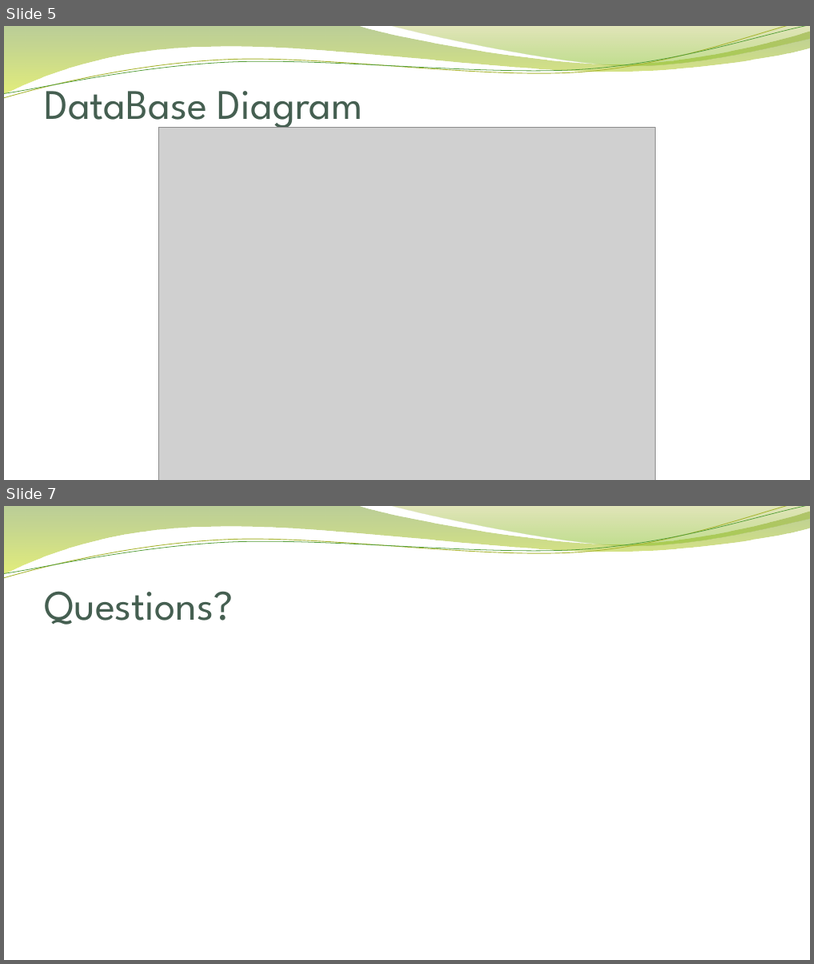
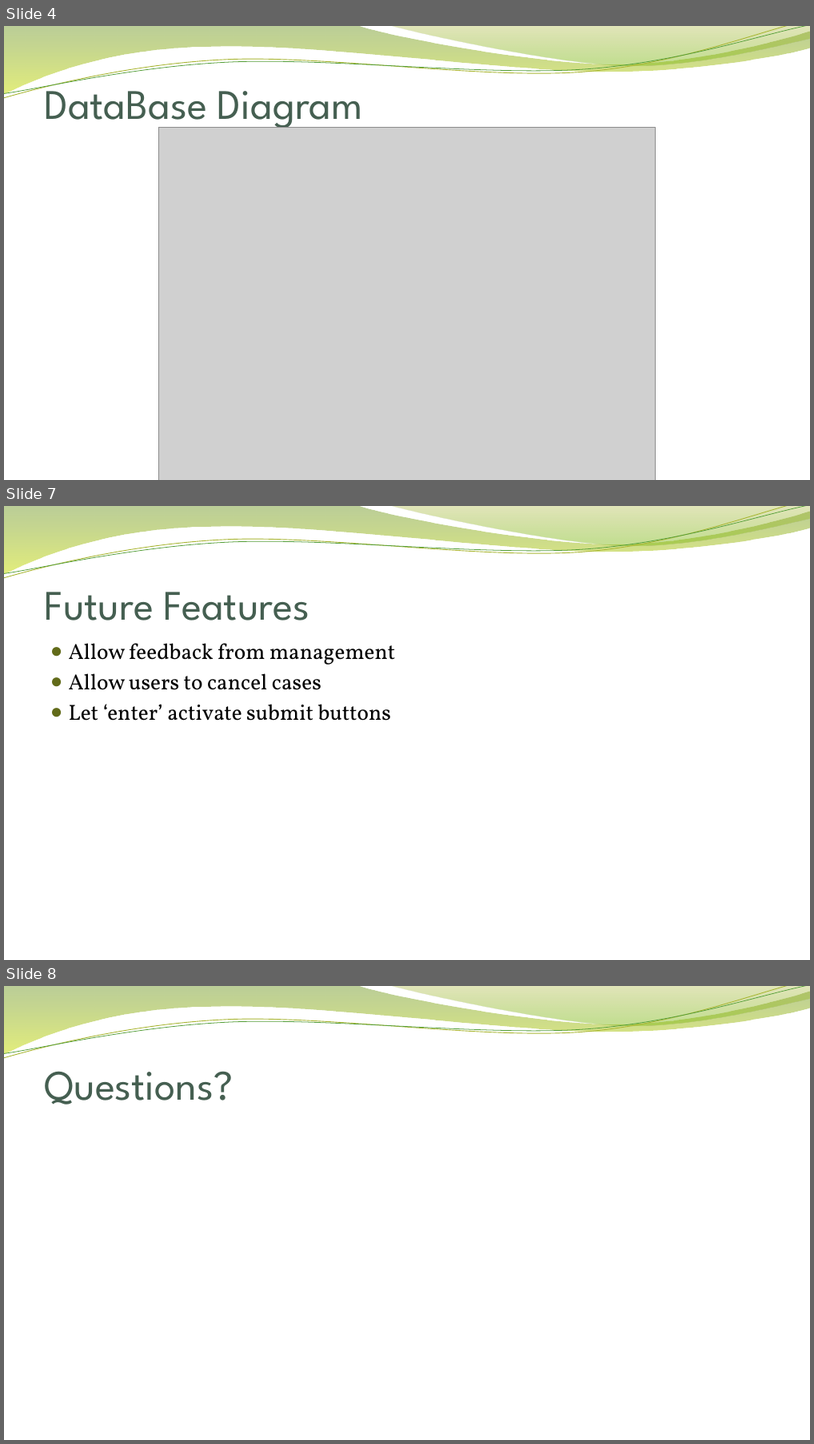
Before and after one commit to 2014ALee/1806-Jun18-Java-USF, a slide deck: Brandon_Scoggins_Code/project_1/Project 1 - ERS.pptx. Shown one above the other, each under a label of ours: slides 5 and 7 before the commit, slides 4, 7 and 8 after it; the slides between them are not shown. The pictures are 814x964 and 814x1444 pixels, drawn with LibreOffice and Linux fonts; fonts in the diff are those of the drawing; grey boxes stand for pictures; background and template pictures are left out. Boxes give left, top, right and bottom in pixels: in the first picture for what was removed or moved away, otherwise in the second. Text is boxed around its words. In the diff, an @@ line names an element or a change of style, - is before the commit and + after.

```diff
--- a/Brandon_Scoggins_Code/project_1/Project 1 - ERS.pptx
+++ b/Brandon_Scoggins_Code/project_1/Project 1 - ERS.pptx
@@ slide 7 added at bbox=[4, 506, 810, 960], background picture (left out); not listed: 4 template elements that a slide beside it also shows @@
@@ title added at bbox=[44, 592, 310, 620], 50 pt, text #455F51 @@
+Future Features
@@ text added at bbox=[69, 643, 396, 720], 26 pt, text #000000 @@
+● Allow feedback from management
+● Allow users to cancel cases
+● Let ‘enter’ activate submit buttons
@@ what was slide 5 is now slide 4 @@
@@ what was slide 7 is now slide 8 @@
```
Also in this commit, not shown: 2 slides changed, 1 other slide added, 1 slide removed, 31 other files.
